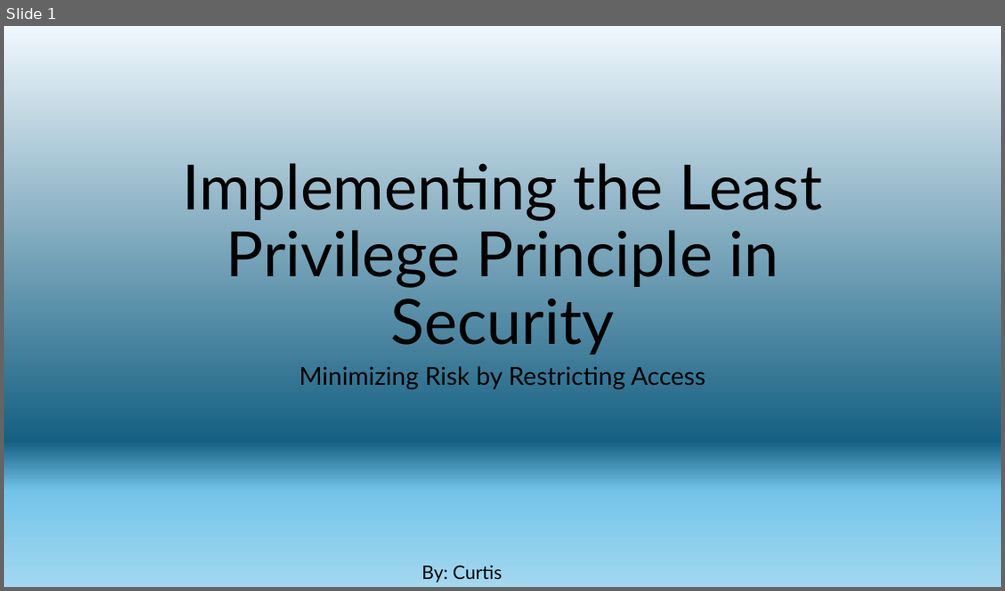
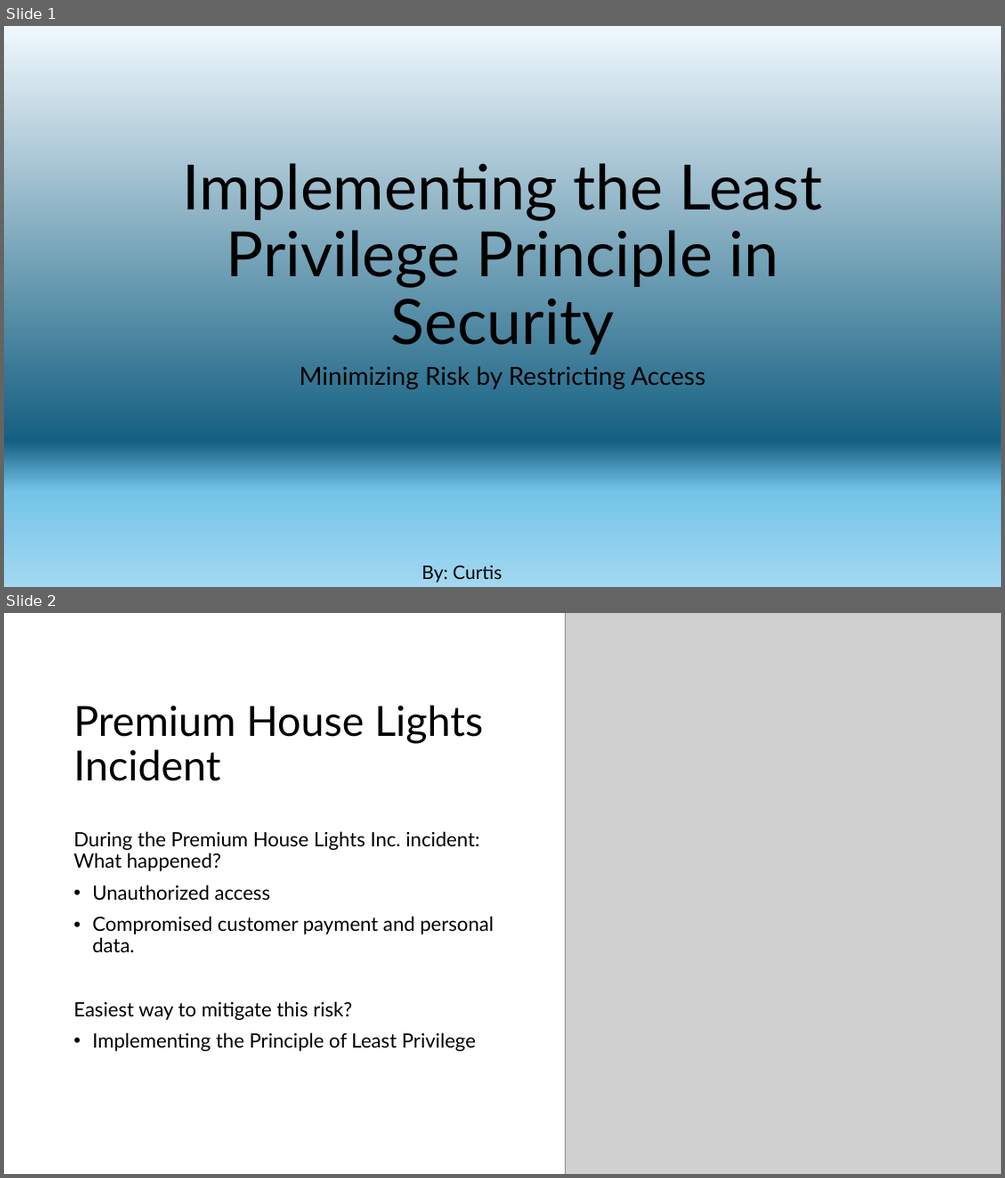
Before and after one commit to i-Kodoku/Home, a slide deck: Capstone Project Final Presentation - Crawford.pptx. Shown one above the other, each under a label of ours: slide 1 before the commit, slides 1 and 2 after it. The pictures are 1005x591 and 1005x1178 pixels, drawn with LibreOffice and Linux fonts; fonts in the diff are those of the drawing; grey boxes stand for pictures. Boxes give left, top, right and bottom in pixels: in the first picture for what was removed or moved away, otherwise in the second. Text is boxed around its words. In the diff, an @@ line names an element or a change of style, - is before the commit and + after.

```diff
--- a/Capstone Project Final Presentation - Crawford.pptx
+++ b/Capstone Project Final Presentation - Crawford.pptx
@@ slide 2 added at box(4, 613, 1001, 1174), background #FFFFFF @@
@@ picture added at box(565, 613, 1001, 1174) @@
@@ title added at box(73, 705, 483, 781), 40 pt, text #000000 @@
+Premium House Lights Incident
@@ text added at box(73, 831, 494, 1051), 19 pt, text #000000 @@
+During the Premium House Lights Inc. incident:
+What happened?
+• Unauthorized access
+• Compromised customer payment and personal data.
+Easiest way to mitigate this risk?
+• Implementing the Principle of Least Privilege
```
Also in this commit, not shown: 3 slides changed, 1 other slide added, 2 slides removed.
